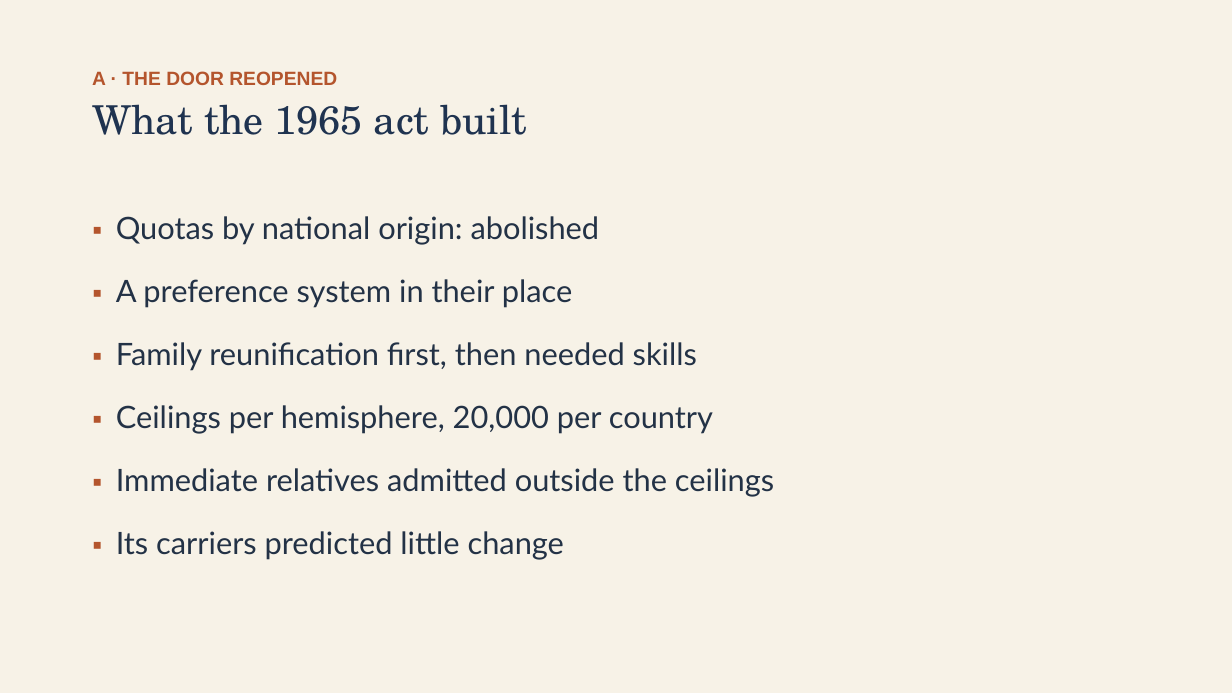
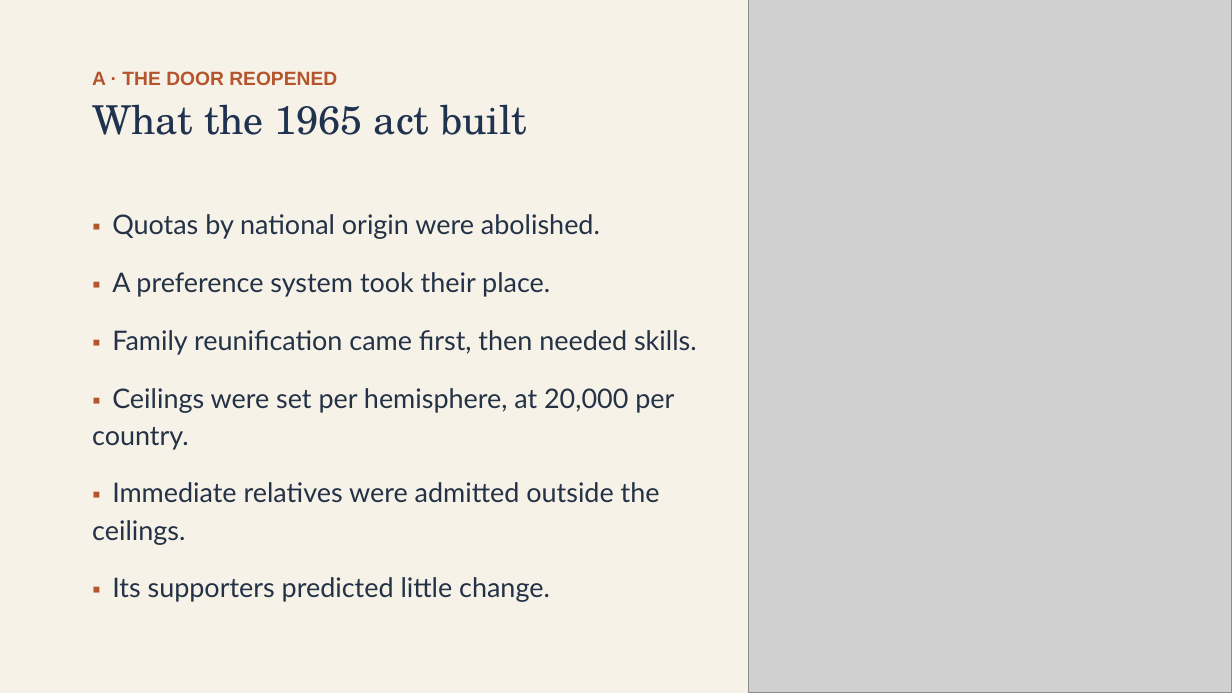
Before and after one commit to ab17gthb/humanities-curriculum-group, a slide deck: slide 5 of modern-america/lesson-05/lesson-05-slides.pptx. Drawn at 1232x693 pixels with LibreOffice and Linux fonts; fonts in the diff are those of the drawing; grey boxes stand for pictures. Boxes give left, top, right and bottom in pixels: in the first picture for what was removed or moved away, otherwise in the second. Text is boxed around its words. In the diff, an @@ line names an element or a change of style, - is before the commit and + after.

```diff
--- a/modern-america/lesson-05/lesson-05-slides.pptx
+++ b/modern-america/lesson-05/lesson-05-slides.pptx
@@ picture added at <box>749,0,1232,693</box> @@
@@ text at <box>92,214,697,602</box>: text changed; size 24 to 21 pt @@
-▪ Quotas by national origin: abolished
-▪ A preference system in their place
-▪ Family reunification first, then needed skills
-▪ Ceilings per hemisphere, 20,000 per country
-▪ Immediate relatives admitted outside the ceilings
-▪ Its carriers predicted little change
+▪ Quotas by national origin were abolished.
+▪ A preference system took their place.
+▪ Family reunification came first, then needed skills.
+▪ Ceilings were set per hemisphere, at 20,000 per country.
+▪ Immediate relatives were admitted outside the ceilings.
+▪ Its supporters predicted little change.
```
Also in this commit, not shown: 7 other slides changed, 6 other files.
